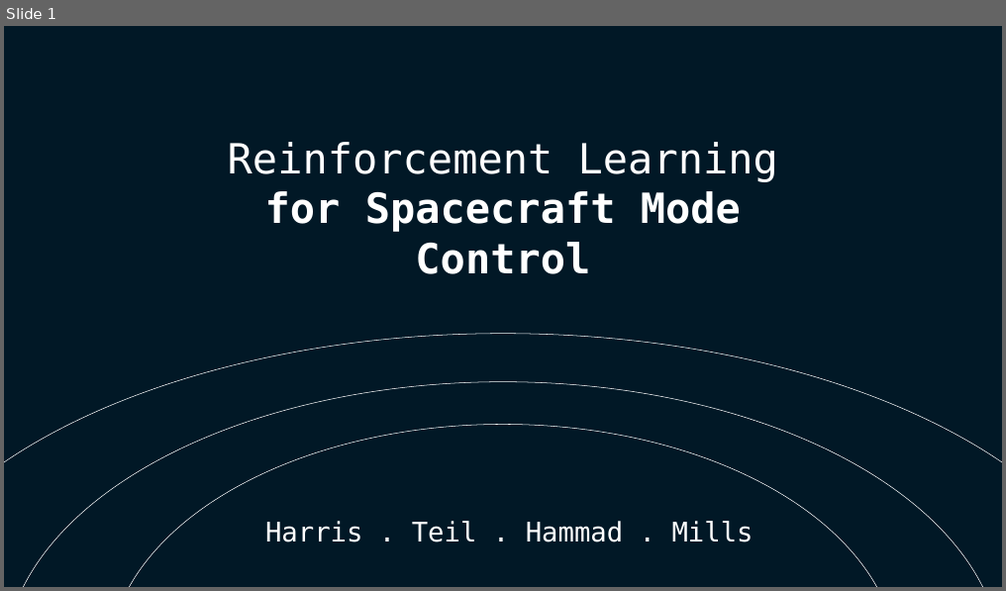
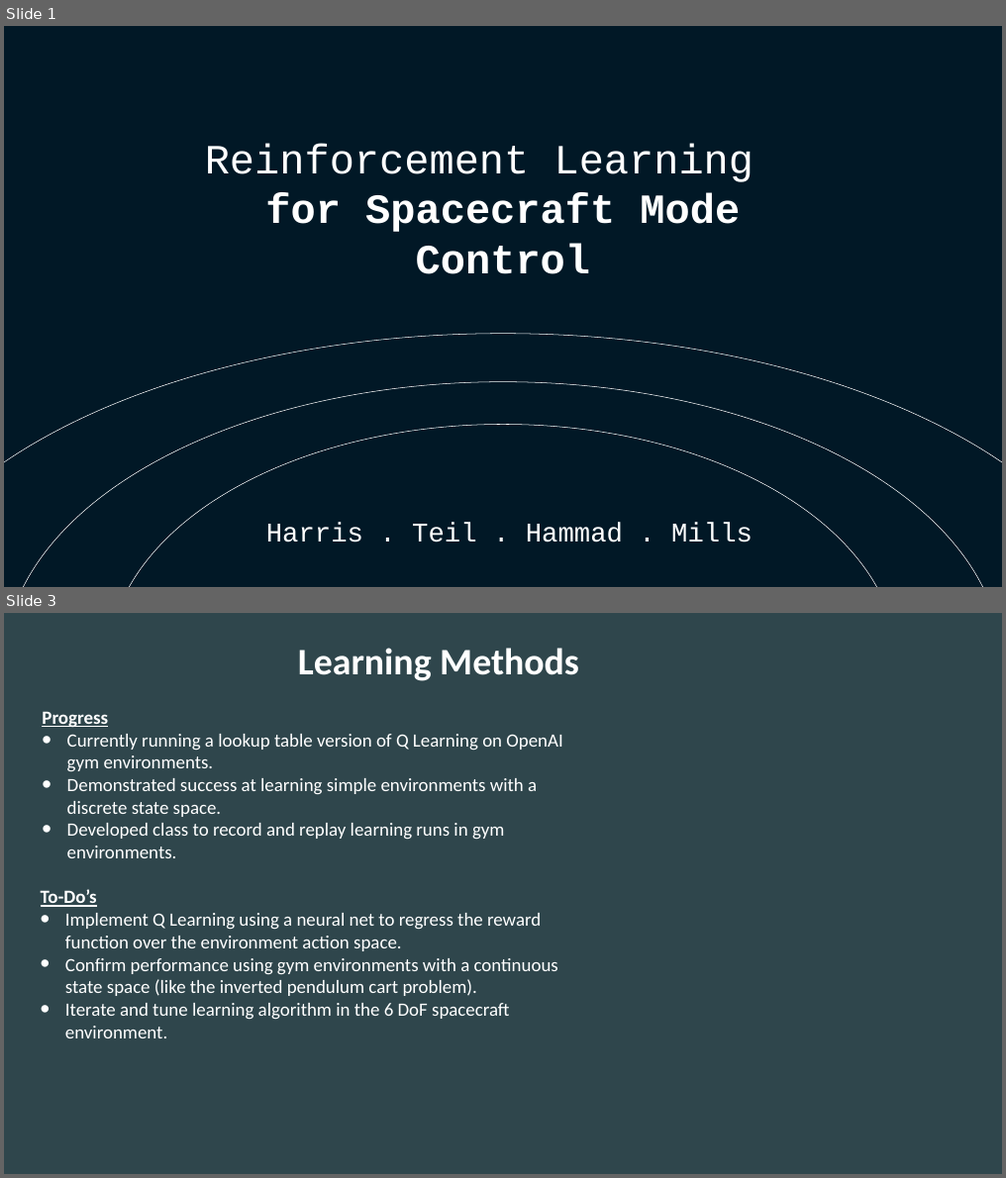
Before and after one commit to atharris/OrbitReinforcementLearning, a slide deck: presentation/midpoint.pptx. Shown one above the other, each under a label of ours: slide 1 before the commit, slides 1 and 3 after it; the slides between them are not shown. The pictures are 1006x591 and 1006x1178 pixels, drawn with LibreOffice and Linux fonts; fonts in the diff are those of the drawing. Boxes give left, top, right and bottom in pixels: in the first picture for what was removed or moved away, otherwise in the second. Text is boxed around its words. In the diff, an @@ line names an element or a change of style, - is before the commit and + after.

Commit message:
Modified midpoint.pptx with learning slide

```diff
--- a/presentation/midpoint.pptx
+++ b/presentation/midpoint.pptx
@@ slide 3 added at [4,613,1002,1174], background #2F464C @@
@@ text added at [298,648,579,681], 72 pt, text #FFFFFF, bold @@
+Learning Methods
@@ text added at [42,711,562,859], 36 pt, text #FFFFFF @@
+Progress
+• Currently running a lookup table version of Q Learning on OpenAI gym environments.
+• Demonstrated success at learning simple environments with a discrete state space.
+• Developed class to record and replay learning runs in gym environments.
@@ text added at [41,889,558,1039], 36 pt, text #FFFFFF @@
+To-Do’s
+• Implement Q Learning using a neural net to regress the reward function over the environment action space.
+• Confirm performance using gym environments with a continuous state space (like the inverted pendulum cart problem).
+• Iterate and tune learning algorithm in the 6 DoF spacecraft environment.
@@ slide 1 changed as well @@
@@ text at [205,144,754,274]: text changed; font DejaVu Sans Mono to Courier New @@
-Reinforcement Learning
-for Spacecraft Mode Control
+Reinforcement Learning
+for Spacecraft Mode Control
@@ outline #FFFFFF 1 pt to #FFFFFF 0.99 pt in 3 elements at [108,425,898,587], [4,381,1002,587], [4,334,1002,587] @@
@@ text "Harris . Teil . Hammad ..." at [266,523,752,543]: font DejaVu Sans Mono to Courier New @@
```
Also in this commit, not shown: 2 other slides changed, 1 slide removed.
